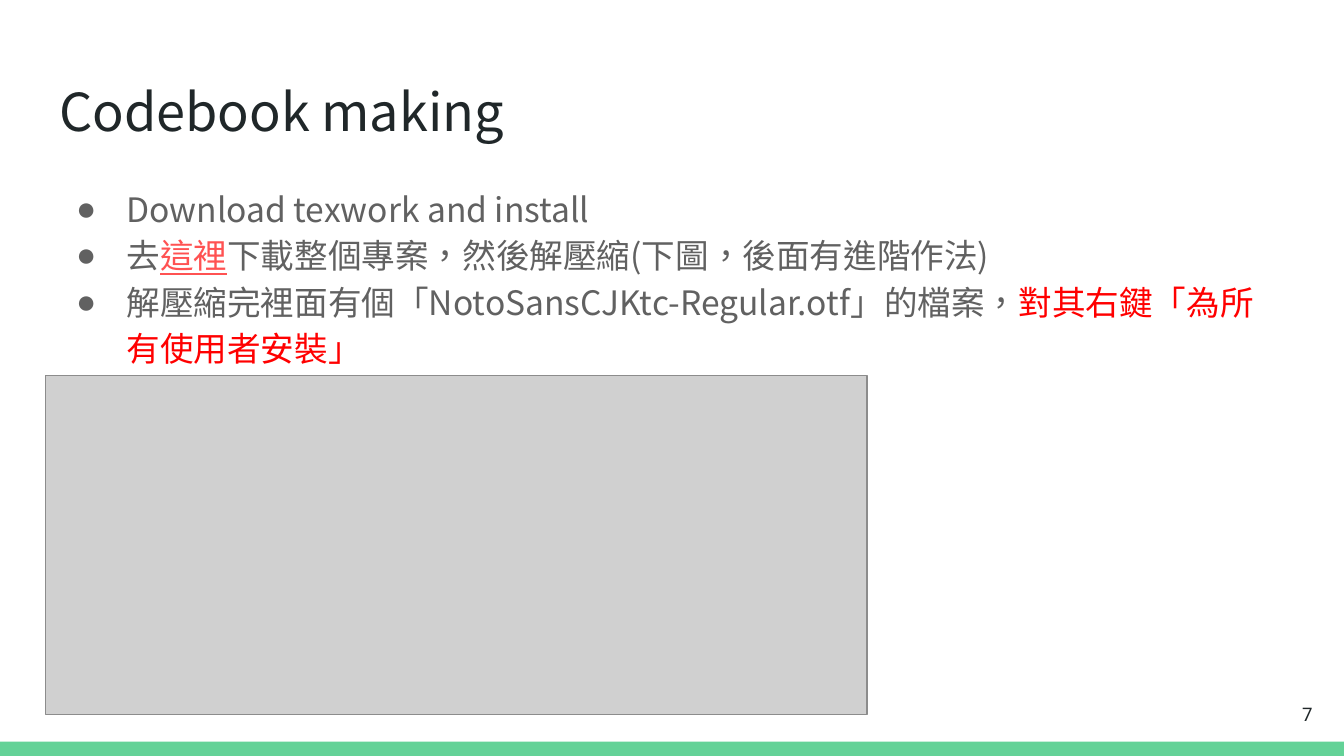
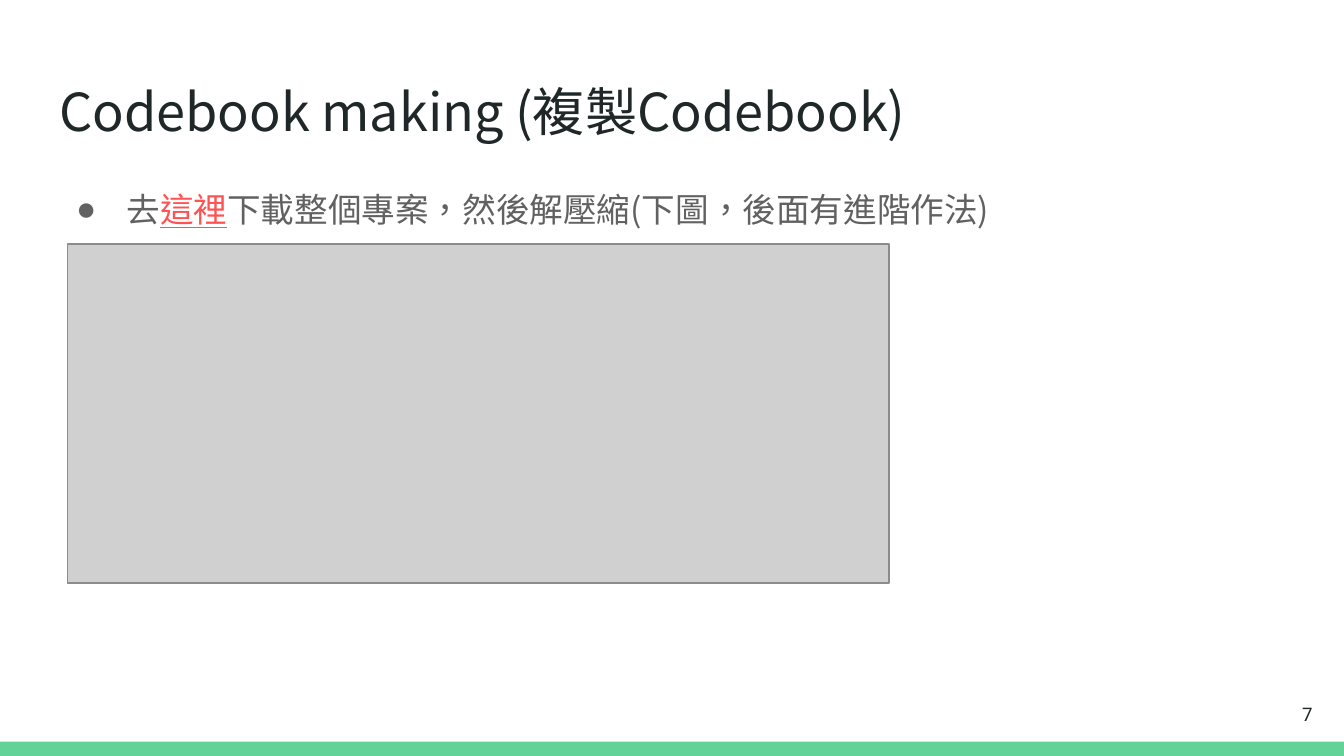
Before and after one commit to huskyhello/NTPU_codebook, a slide deck: slide 7 of codebook_tutorial.pptx. Drawn at 1344x756 pixels with LibreOffice and Linux fonts; fonts in the diff are those of the drawing; grey boxes stand for pictures. Boxes give left, top, right and bottom in pixels: in the first picture for what was removed or moved away, otherwise in the second. Text is boxed around its words. In the diff, an @@ line names an element or a change of style, - is before the commit and + after.

```diff
--- a/codebook_tutorial.pptx
+++ b/codebook_tutorial.pptx
@@ title at [59,87,905,144]: text changed @@
-Codebook making
+Codebook making (複製Codebook)
@@ text at [126,195,590,223]: paragraph removed @@
-● Download texwork and install
@@ picture: place and size @@
-picture at [46,375,867,714]
+picture at [67,245,888,583]
@@ text at [126,286,1253,364]: paragraph removed @@
-● 解壓縮完裡面有個「NotoSansCJKtc-Regular.otf」的檔案，對其右鍵「為所有使用者安裝」
```
Also in this commit, not shown: 3 other slides changed, 1 slide added, 7 other files.
